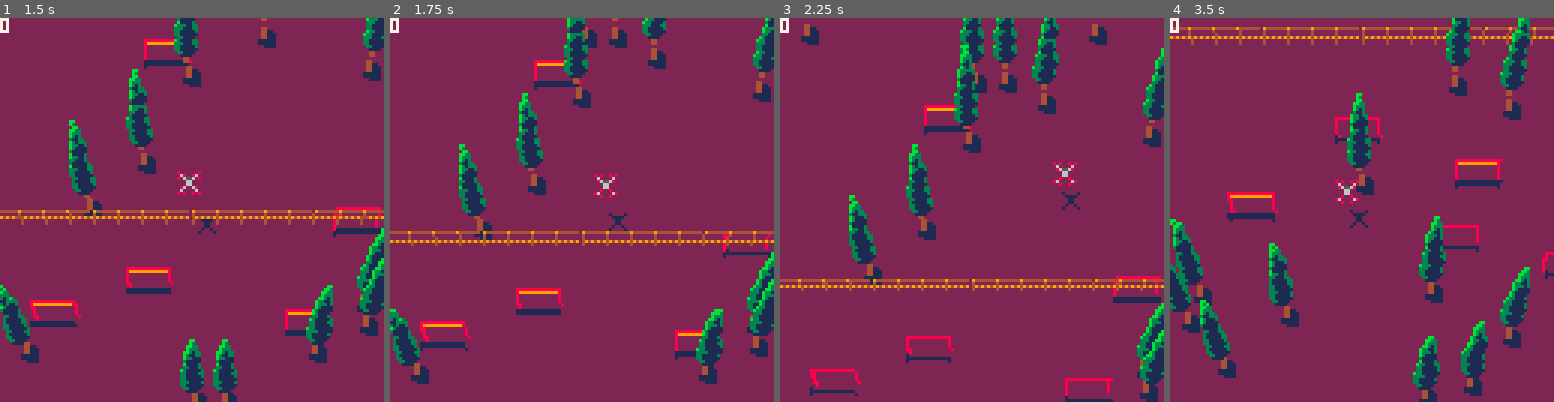
Above: before the commit, frames 1-4 (left to right).
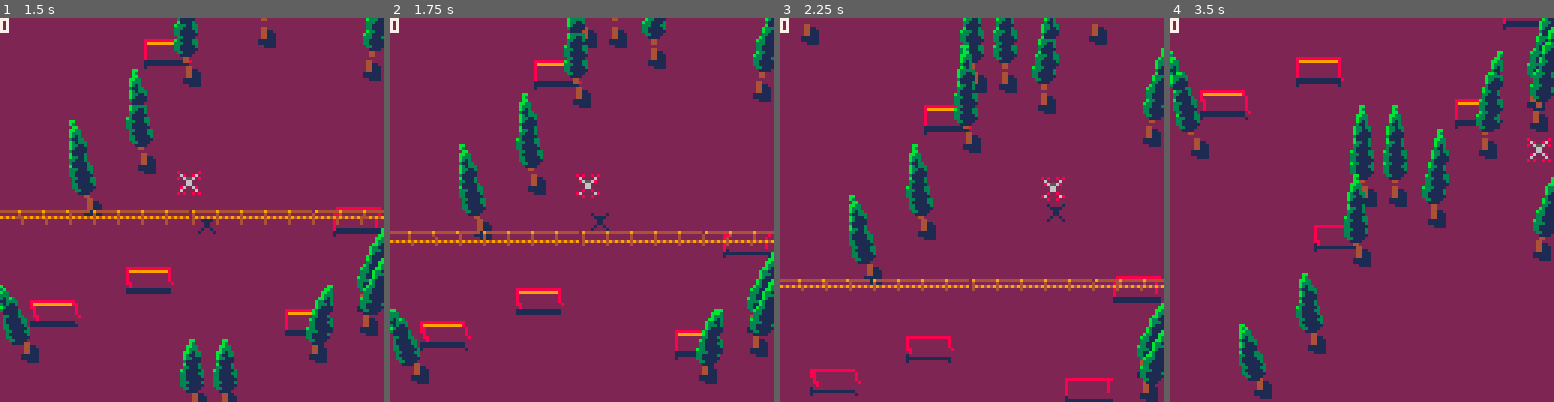
Above: after the commit, the same moments.

Repository: graearea/pico8
Game: PICO-8 cartridge dron.p8
Same seed, same stepped clock (60 frames per second), same inputs: the game is played once before the commit and once after it.
Inputs:
- Up to frame 1 (1.5 s): tap X (X key) at 0.33, 1.07 s; tap O (Z key) at 0.7 s
- Up to frame 2 (1.75 s): hold Right from 1.6 s (still down); tap O (Z key) at 1.7 s
- Up to frame 3 (2.25 s): tap X (X key) at 1.85 s; release Right at 2.1 s; tap O (Z key) at 2.1 s; hold Up from 2.15 s (still down)
- Up to frame 4 (3.5 s): release Up at 2.42 s; hold Right 2.47-3.03 s; tap O (Z key) at 2.5, 2.9, 3.3 s; tap X (X key) at 2.97 s; hold Left from 3.08 s (still down)

Frame 1 is identical in both runs. In frame 2, 0.5% of the frame differs, in the area x 48-62%, y 40-56%; in frame 3, 0.5%; in frame 4, 24%, in the area x 0-100%, y 0-100%.

Commit message:
added inertia/friction

Diff:
--- a/dron.p8
+++ b/dron.p8
@@ -98,19 +98,25 @@
 return
 {
  x=64, y=64, z=3,
+ dx=0, dy=0,
  frame = 0,
 	update = function(self)
 	 self.frame =(self.frame+1)%3
-		if (btn(⬅️)) then self.x=self.x-2 end
- 	if (btn(➡️)) then self.x=self.x+2 end
- 	if (btn(⬆️)) then self.y=self.y-2 end
- 	if (btn(⬇️)) then self.y=self.y+2 end
+		if (btn(⬅️)) then self.dx=self.dx-1 end
+ 	if (btn(➡️)) then self.dx=self.dx+1 end
+ 	if (btn(⬆️)) then self.dy=self.dy-1 end
+ 	if (btn(⬇️)) then self.dy=self.dy+1 end
   if (btn(❎)) then
   	self.z=clamp(self.z+1,0,10)
   end
   if (btn(🅾️)) then
    self.z=clamp(self.z-1,0,10)
   end
+
+  self.x=self.x+clamp(self.dx/4,-2,2)
+  self.y=self.y+clamp(self.dy/4,-2,2)
+  self.dy=self.dy*0.90
+  self.dx=self.dx*0.90
 	end,
 
 	draw=function(self)
